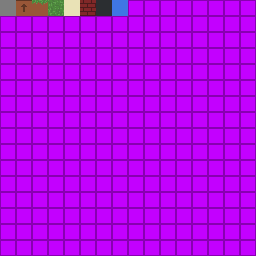
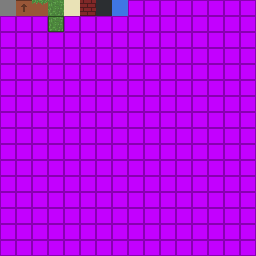
The second w=256, h=256 image is a revision of the first. Changes to its layers:
added layer "Background copy" above "Background" over [48, 16, 64, 32]
